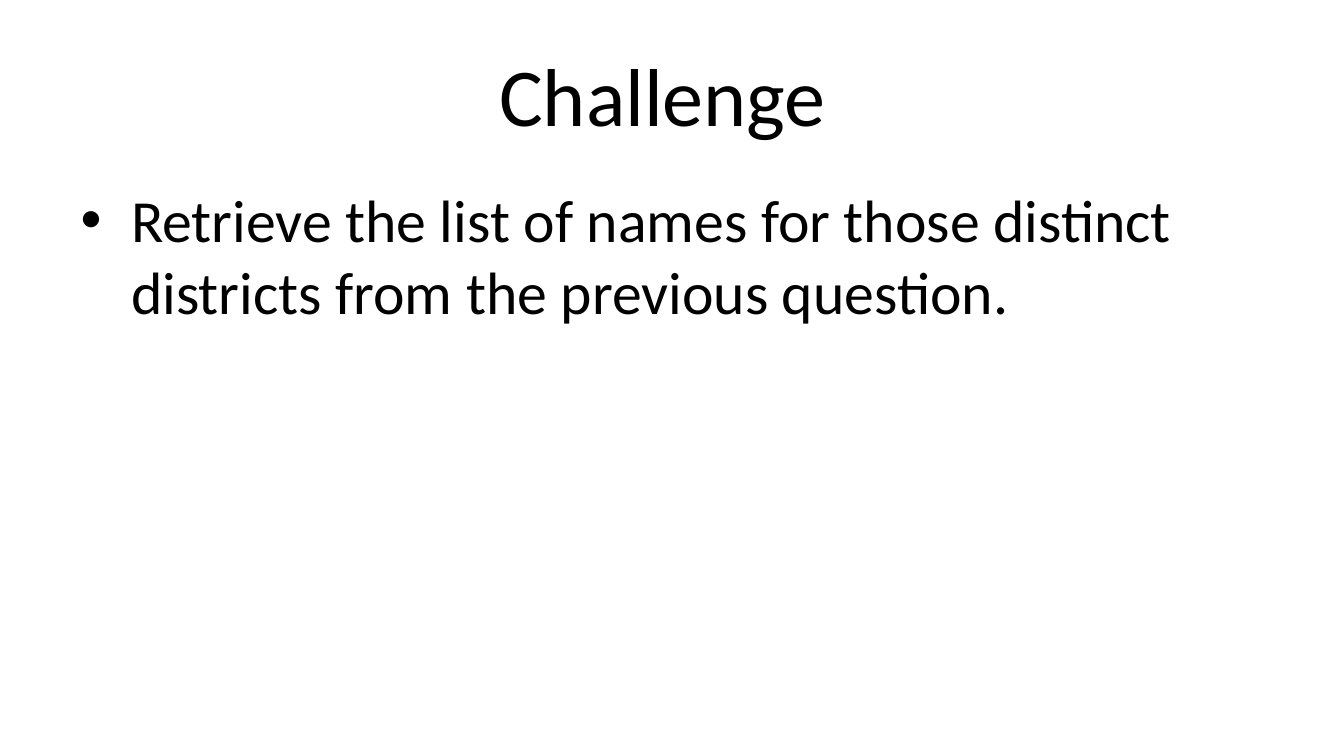
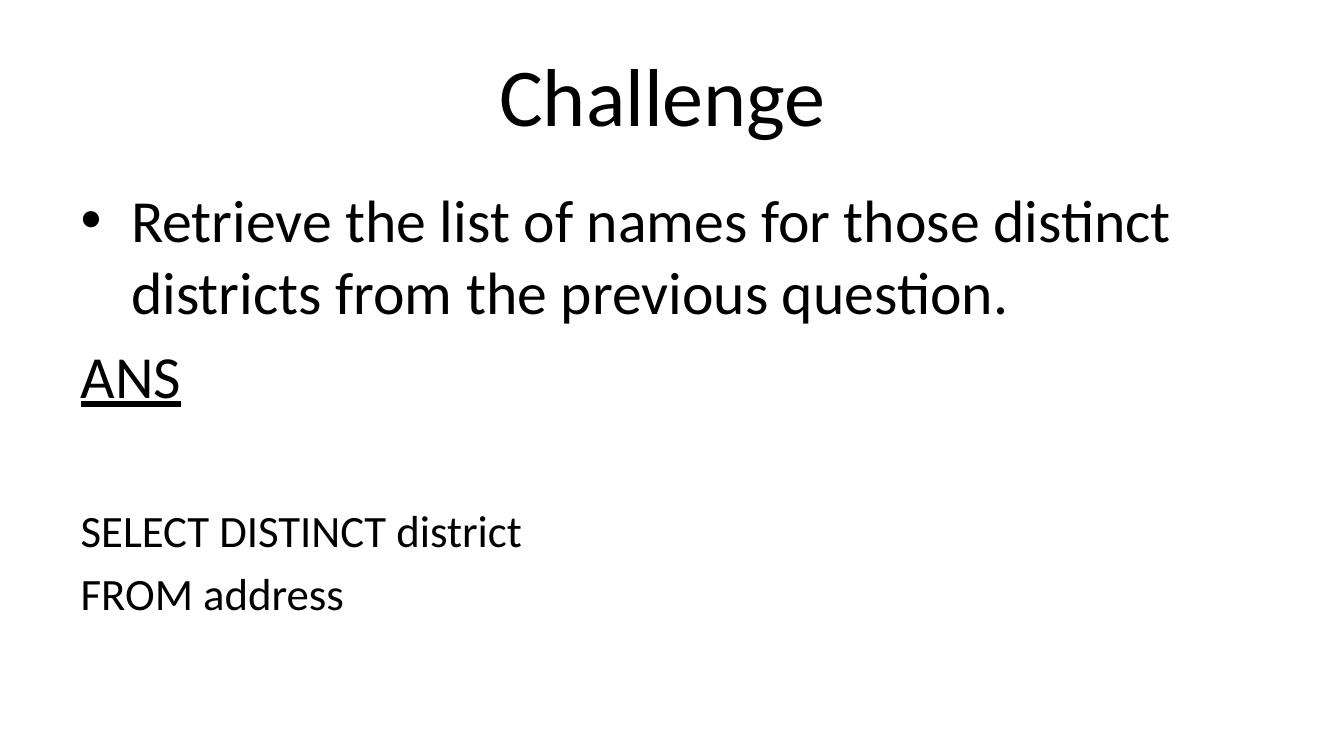
Before and after one commit to N-Chaiyatorn/pythonjourney, a slide deck: slide 13 of sql/1_fundamentals/general+challenge+1.pptx (slide 12 before the commit). Drawn at 1344x756 pixels with LibreOffice and Linux fonts; fonts in the diff are those of the drawing. Boxes give left, top, right and bottom in pixels: in the first picture for what was removed or moved away, otherwise in the second. Text is boxed around its words. In the diff, an @@ line names an element or a change of style, - is before the commit and + after.

Commit message:
Send challenge sec1

```diff
--- a/sql/1_fundamentals/general+challenge+1.pptx
+++ b/sql/1_fundamentals/general+challenge+1.pptx
@@ text at box(81, 359, 521, 611): paragraphs added @@
+ANS
+SELECT DISTINCT district
+FROM address
```
Also in this commit, not shown: 5 other slides changed, 1 slide added.
